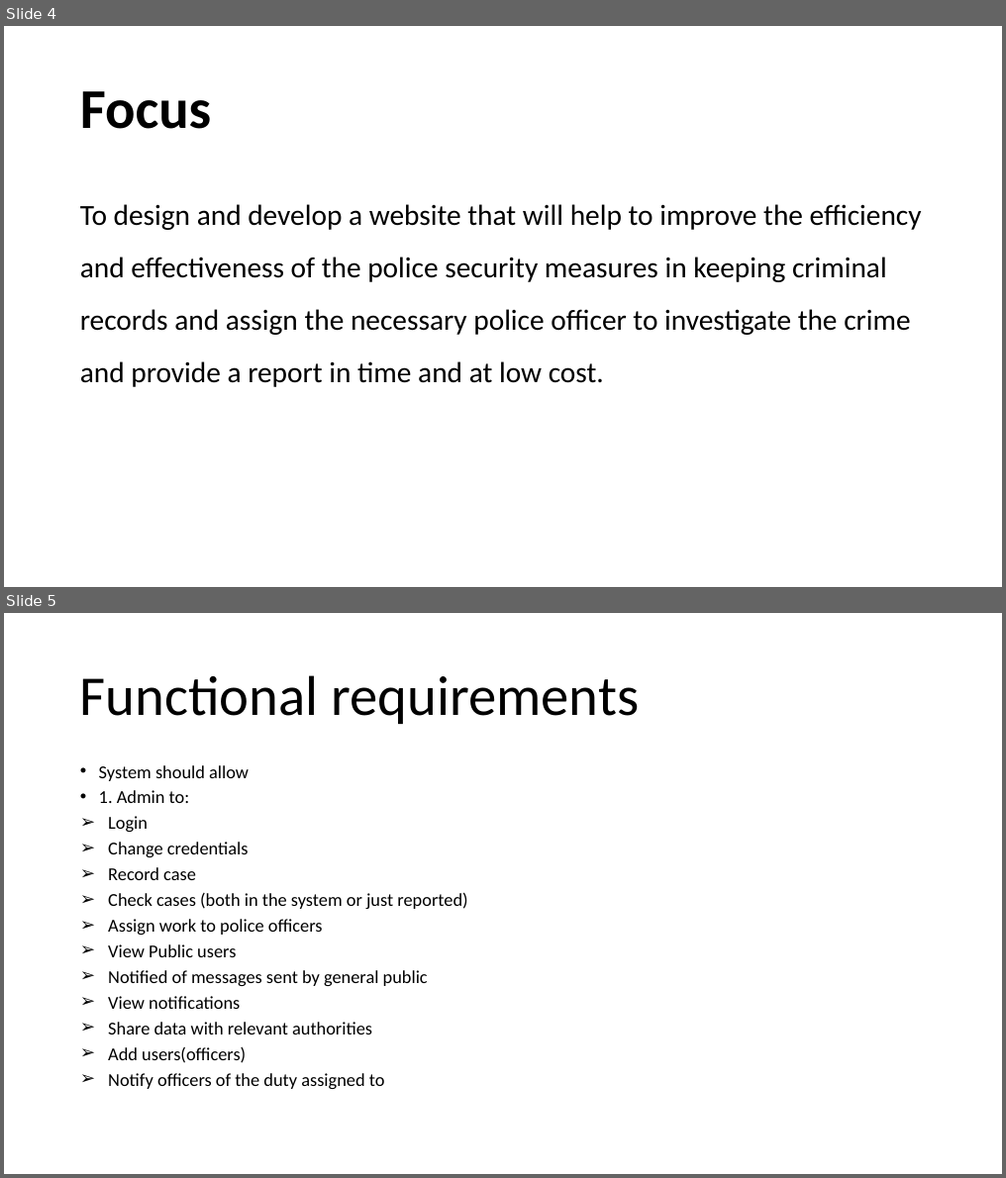
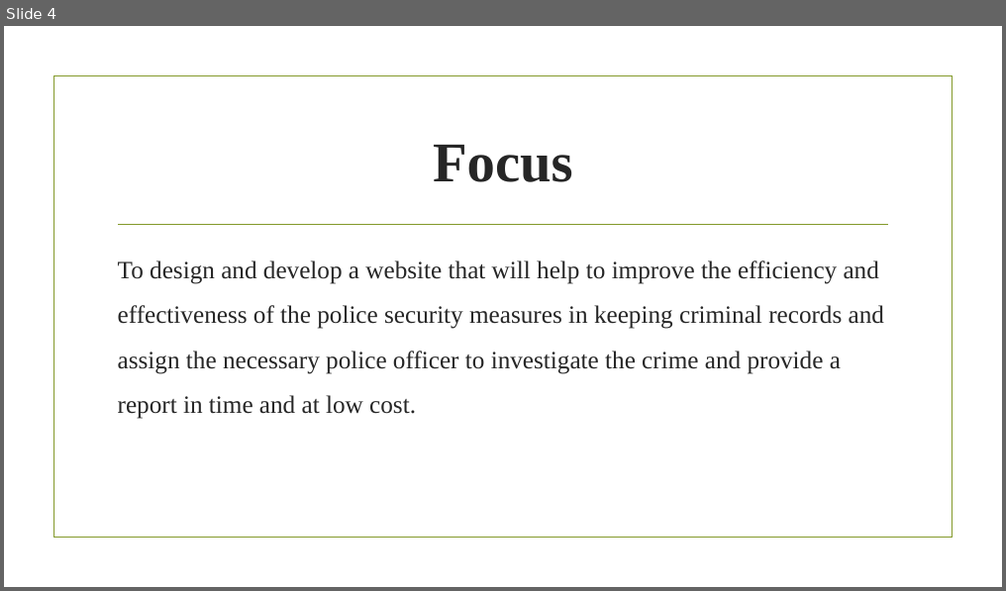
Before and after one commit to Lordwell-Manondo/Crime-Record-management-system, a slide deck: Crime record management system -1.pptx. Shown one above the other, each under a label of ours: slides 4 and 5 before the commit, slide 4 after it. The pictures are 1006x1178 and 1006x591 pixels, drawn with LibreOffice and Linux fonts; fonts in the diff are those of the drawing; background and template pictures are left out. Boxes give left, top, right and bottom in pixels: in the first picture for what was removed or moved away, otherwise in the second. Text is boxed around its words. In the diff, an @@ line names an element or a change of style, - is before the commit and + after.

```diff
--- a/Crime record management system -1.pptx
+++ b/Crime record management system -1.pptx
@@ slide 5 removed at (4,613,1002,1174), background #FFFFFF @@
@@ title removed at (80,675,640,724) @@
-Functional requirements
@@ text removed at (99,765,467,1089) @@
-• System should allow
-• 1. Admin to:
-➢ Login
-➢ Change credentials
-➢ Record case
-➢ Check cases (both in the system or just reported)
-➢ Assign work to police officers
-➢ View Public users
-➢ Notified of messages sent by general public
-➢ View notifications
-➢ Share data with relevant authorities
-➢ Add users(officers)
-➢ Notify officers of the duty assigned to
@@ slide 4 changed as well @@
@@ rectangle added at (54,76,951,538), outline #83992A 1.25 pt @@
@@ title "Focus": place and size @@
-title "Focus" at (80,91,211,129)
+title "Focus" at (433,145,573,182)
@@ title "Focus" at (433,145,573,182): font Calibri to Times New Roman, text colour #000000 to #262626; alignment left to centre; line spacing 0.9 to 1 @@
@@ line added from (119, 224) to (888, 224), #83992A 1.25 pt @@
@@ text "To design and develop a ...": place and size @@
-text "To design and develop a ..." at (80,204,922,387)
+text "To design and develop a ..." at (118,261,884,419)
@@ text "To design and develop a ..." at (118,261,884,419): size 28 to 24 pt, font Calibri to Times New Roman, text colour #000000 to #262626 @@
```
Also in this commit, not shown: 8 other slides changed, 1 slide added, 2 other slides removed, 5 other files.
